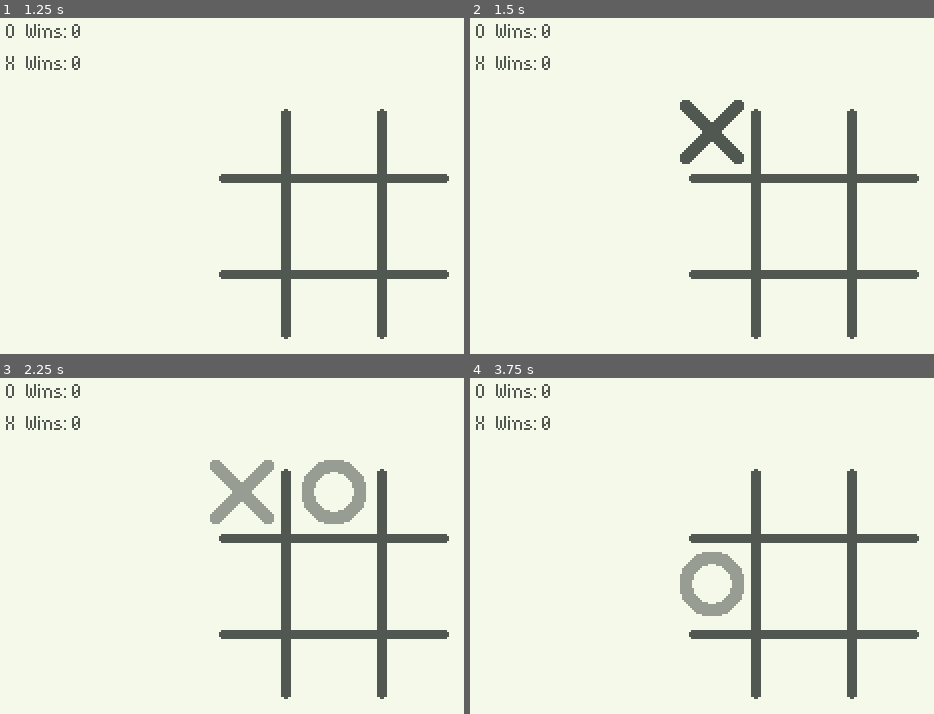
Above: before the commit, frames 1-4 (two rows, left to right).
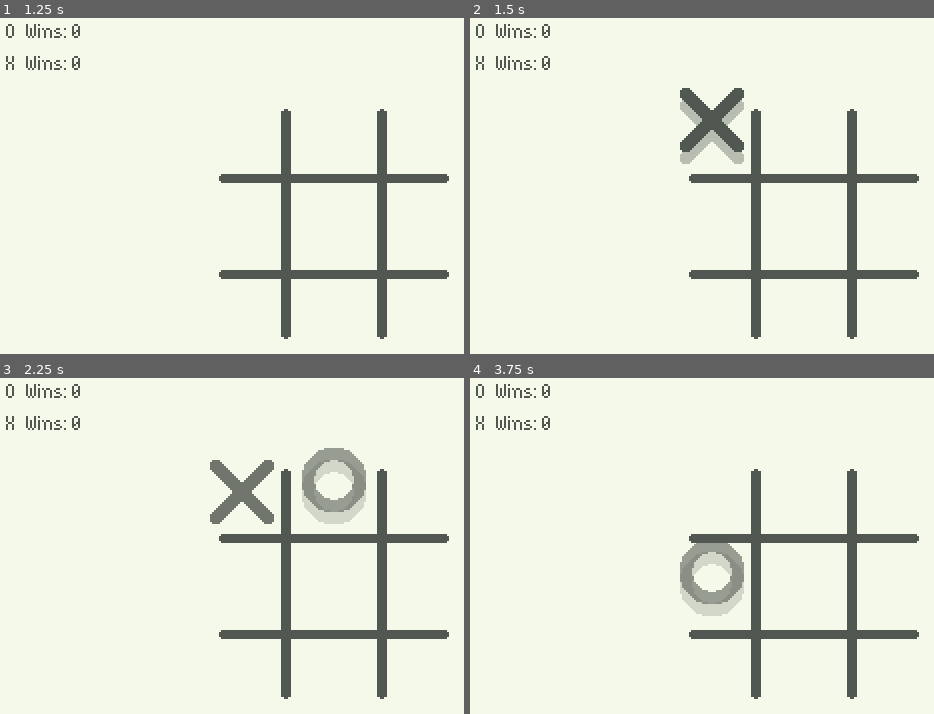
Above: after the commit, the same moments.

Repository: cnnranderson/godot-tic-tac-toe
Game: Godot game, scene res://scenes/main/MainScene.tscn
The game is run twice, just before and just after one commit, with the same random seed, the same clock (stepped at 60 frames per second) and the same inputs.
Inputs (mouse positions are in pixels of both pictures, inside the frame that each line leads up to):
- Up to frame 1 (1.25 s): click "Play" at 0.5 s
- Up to frame 2 (1.5 s): tap Enter at 1.25 s; move the mouse to (711, 132) at 1.27 s; click (711, 132) at 1.42 s
- Up to frame 3 (2.25 s): tap R (reset_game) at 2 s; move the mouse to (334, 492) at 2.02 s; click (334, 492) at 2.17 s
- Up to frame 4 (3.75 s): move the mouse to (896, 492) at 2.77 s; click (896, 492) at 2.92 s; tap R (reset_game) at 3.5 s; move the mouse to (711, 582) at 3.52 s; click (711, 582) at 3.67 s

Frame 1 is identical in both runs. In frame 2, 1.6% of the frame differs, in the area x 45-60%, y 20-44%; in frame 3, 2.8%, in the area x 45-79%, y 20-44%; in frame 4, 1.5%.

Commit message:
Show reset button prompt

Diff:
--- a/entities/grid/GameGrid.gd
+++ b/entities/grid/GameGrid.gd
@@ -1,6 +1,7 @@
 extends Node2D
 
 var grid = []
+var tiles_placed = 0
 
 func _ready():
 	_init_grid()
@@ -8,6 +9,7 @@
 	Events.connect("game_reset", self, "_Event_game_reset")
 
 func _init_grid():
+	tiles_placed = 0
 	grid = []
 	for i in range(3):
 		grid.append([])
@@ -46,10 +48,14 @@
 			Events.emit_signal("game_won", last_tile)
 			return
 
+	if tiles_placed == 9:
+		Events.emit_signal("game_draw")
+
 func _Event_game_reset():
 	_init_grid()
 
 func _Event_tile_placed(tile, coordinate):
+	tiles_placed += 1
 	grid[coordinate.y][coordinate.x] = tile
 	_check_win(tile, coordinate)
 	GameState.current_player = "x" if tile == "o" else "o"
--- a/entities/grid/GameGrid.tscn
+++ b/entities/grid/GameGrid.tscn
@@ -6,6 +6,8 @@
 
 [node name="Grid" type="Node2D"]
 script = ExtResource( 3 )
+
+[node name="Tween" type="Tween" parent="."]
 
 [node name="GridImage" type="Sprite" parent="."]
 scale = Vector2( 1.2, 1.2 )
--- a/entities/grid/GridTile.gd
+++ b/entities/grid/GridTile.gd
@@ -14,6 +14,7 @@
 
 func _init_tile():
 	$Sprite.visible = false
+	$Shadow.visible = false
 	self.modulate.a = 1.0
 	tile = ""
 	resetting = false
@@ -26,10 +27,19 @@
 	# Let everyone know we placed a tile
 	Events.emit_signal("tile_placed", tile_type, coord)
 	$Sprite.visible = true
+	$Shadow.visible = true
 	tile = tile_type
+
+	$Tween.interpolate_property($Sprite, "position:y", -15, 0, 0.5, Tween.TRANS_EXPO, Tween.EASE_OUT)
+	$Tween.interpolate_property($Shadow, "modulate:a", 0, 1.0, 1, Tween.TRANS_EXPO, Tween.EASE_OUT)
+	$Tween.start()
 	match tile:
-		"x": $Sprite.texture = x_sprite
-		"o": $Sprite.texture = o_sprite
+		"x":
+			$Sprite.texture = x_sprite
+			$Shadow.texture = x_sprite
+		"o":
+			$Sprite.texture = o_sprite
+			$Shadow.texture = o_sprite
 		_: $Sprite.visible = false
 
 func _on_Tile_input_event(viewport, event, shape_idx):
--- a/entities/grid/GridTile.tscn
+++ b/entities/grid/GridTile.tscn
@@ -12,6 +12,9 @@
 [node name="CollisionShape2D" type="CollisionShape2D" parent="."]
 shape = SubResource( 1 )
 
+[node name="Shadow" type="Sprite" parent="."]
+texture = ExtResource( 2 )
+
 [node name="Sprite" type="Sprite" parent="."]
 texture = ExtResource( 2 )
 
--- a/scenes/game/GameScene.gd
+++ b/scenes/game/GameScene.gd
@@ -3,19 +3,31 @@
 func _ready():
 	Events.connect("game_won", self, "_Event_game_won")
 	Events.connect("game_reset", self, "_Event_game_reset")
+	Events.connect("game_draw", self, "_Event_game_draw")
 
 func _process(_delta):
-	if Input.is_action_pressed("reset_game"):
+	if Input.is_action_just_pressed("reset_game"):
 		Events.emit_signal("game_reset")
+
+func _show_reset_prompt():
+	$Hud/WinCounts/DrawLabel.visible = true
+	$Hud/Tween.interpolate_property($Hud/WinCounts/DrawLabel, "modulate:a", 0, 1.0, 2, Tween.TRANS_LINEAR, Tween.EASE_IN, 0.5)
+	$Hud/Tween.start()
 
 func _Event_game_reset():
 	$Hud/WinLabel.visible = false
 	$Hud/WinnerLabel.visible = false
+	$Hud/WinCounts/DrawLabel.visible = false
+	$Hud/WinCounts/DrawLabel.modulate.a = 0.0
 
 func _Event_game_won(winner):
+	_show_reset_prompt()
 	$Hud/WinLabel.visible = true
 	$Hud/WinnerLabel.text = "%s WINS" % winner.capitalize()
 	$Hud/WinnerLabel.visible = true
 	match winner:
 		"o": $Hud/WinCounts/O/Wins.text = str(int($Hud/WinCounts/O/Wins.text) + 1)
 		"x": $Hud/WinCounts/X/Wins.text = str(int($Hud/WinCounts/X/Wins.text) + 1)
+
+func _Event_game_draw():
+	_show_reset_prompt()
--- a/scenes/game/GameScene.tscn
+++ b/scenes/game/GameScene.tscn
@@ -82,7 +82,7 @@
 }
 
 [node name="O" type="HBoxContainer" parent="Hud/WinCounts"]
-margin_right = 76.0
+margin_right = 160.0
 margin_bottom = 28.0
 
 [node name="OLabel" type="Label" parent="Hud/WinCounts/O"]
@@ -103,7 +103,7 @@
 
 [node name="X" type="HBoxContainer" parent="Hud/WinCounts"]
 margin_top = 32.0
-margin_right = 76.0
+margin_right = 160.0
 margin_bottom = 60.0
 
 [node name="XLabel" type="Label" parent="Hud/WinCounts/X"]
@@ -119,6 +119,20 @@
 custom_colors/font_color = Color( 0.317647, 0.341176, 0.317647, 1 )
 text = "0"
 
+[node name="DrawLabel" type="Label" parent="Hud/WinCounts"]
+modulate = Color( 1, 1, 1, 0 )
+margin_top = 64.0
+margin_right = 160.0
+margin_bottom = 92.0
+theme = ExtResource( 4 )
+custom_colors/font_color = Color( 0.317647, 0.341176, 0.317647, 1 )
+text = "Press R to reset"
+__meta__ = {
+"_edit_use_anchors_": false
+}
+
+[node name="Tween" type="Tween" parent="Hud"]
+
 [node name="Timers" type="CanvasLayer" parent="."]
 
 [node name="RandomPlayerTimer" type="Timer" parent="Timers"]
--- a/scripts/Events.gd
+++ b/scripts/Events.gd
@@ -9,6 +9,7 @@
 """
 
 # Core Game signals
+signal game_draw
 signal game_reset
 signal game_won(winner)
 signal tile_placed(tile, coordinate)
